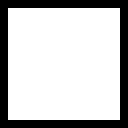
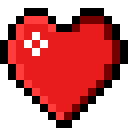
Layered file, before and after one edit (128 x 128). Changes by layer:
added group "Heart" with 1 layers in group "UI" over <box>0,8,128,128</box>
added layer "Layer 19" in group "Heart" over <box>0,8,128,128</box>
renamed "Layer 19" to "box outline", hid it over <box>0,0,128,128</box>
